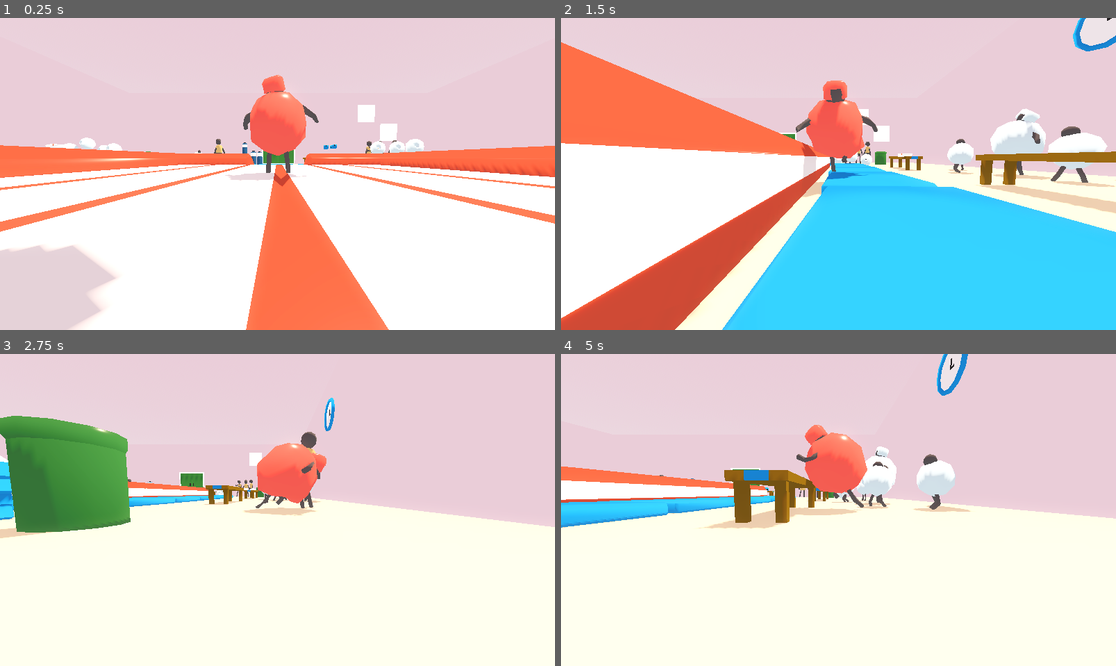
Above: before the commit, frames 1-4 (two rows, left to right).
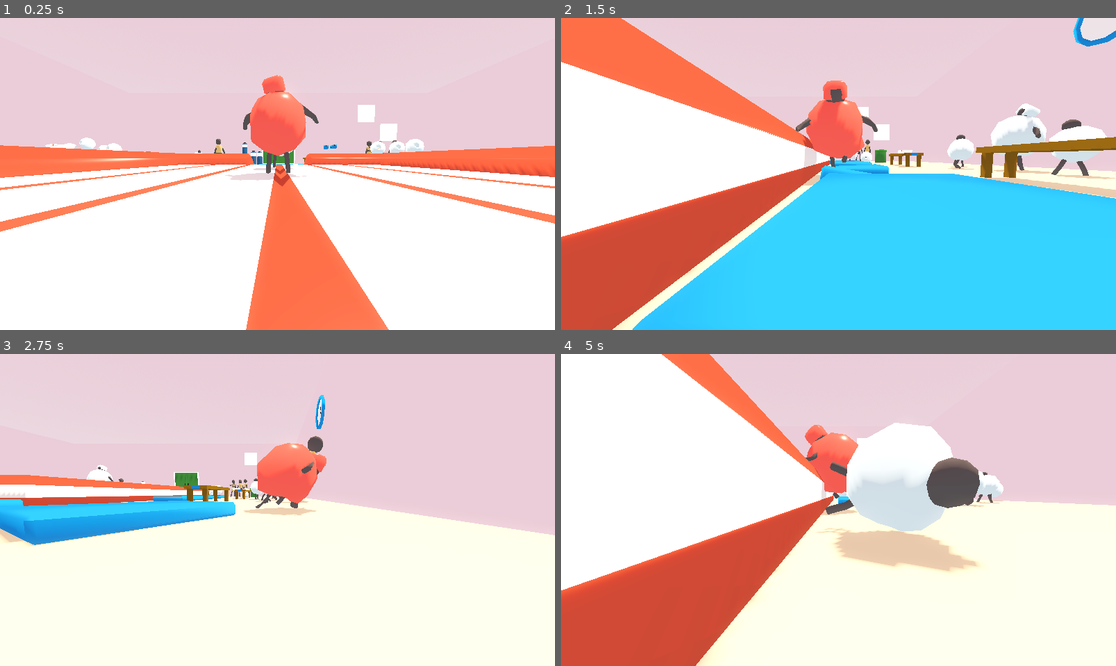
Above: after the commit, the same moments.

Repository: Emulai/bubble-gladiator
Game: Godot game, scene res://Assets/Arena.tscn
Same seed, same stepped clock (60 frames per second), same inputs: the game is played once before the commit and once after it. This scene is started directly instead of the project's main scene.
Inputs (mouse positions are in pixels of both pictures, inside the frame that each line leads up to):
- Up to frame 1 (0.25 s): no input
- Up to frame 2 (1.5 s): move the mouse to (960, 158) at 0.52 s; press the mouse at (960, 158) at 0.53 s; hold D (move_right) 0.53-1.28 s; move the mouse to (727, 189) at 1.27 s; release the mouse at (727, 189) at 1.28 s; hold S (move_backward) from 1.28 s (still down); click (727, 189) at 1.35 s
- Up to frame 3 (2.75 s): move the mouse to (333, 441) at 2.02 s; release S (move_backward) at 2.03 s; press the mouse at (333, 441) at 2.03 s; hold D (move_right) from 2.03 s (still down)
- Up to frame 4 (5 s): move the mouse to (810, 572) at 2.77 s; release D (move_right) at 2.78 s; release the mouse at (810, 572) at 2.78 s; hold W (move_forward) 2.78-3.53 s; click (810, 572) at 2.85 s; move the mouse to (1005, 556) at 3.52 s; press the mouse at (1005, 556) at 3.53 s; hold A (move_left) from 3.53 s (still down); move the mouse to (672, 463) at 4.27 s; release the mouse at (672, 463) at 4.28 s; click (672, 463) at 4.35 s

The runs differ from the first frame. In frame 1, 4.6% of the frame differs, in the area x 0-58%, y 18-100%; in frame 2, 31%; in frame 3, 12%; in frame 4, 41%, in the area x 0-100%, y 0-100%.
Error after the commit: Invalid access to property or key 'launch_physics' on a base object of type 'Nil'. (res://scripts/npc_controller.gd:38)

Commit message:
Finalise manual merge

Diff:
--- a/bubblegladiator/bubblegladiator/Assets/Arena.tscn
+++ b/bubblegladiator/bubblegladiator/Assets/Arena.tscn
@@ -280,7 +280,7 @@
 transform = Transform3D(0.263705, 0, 0.964603, 0, 1, 0, -0.964603, 0, 0.263705, -11.8965, 1.55865, -5)
 
 [node name="Player" parent="." instance=ExtResource("4_0gund")]
-transform = Transform3D(1, 0, 0, 0, 1, 0, 0, 0, 1, 8.62367, 1.68582, -6.08215)
+transform = Transform3D(1, 0, 0, 0, 1, 0, 0, 0, 1, -0.121318, 1.68582, 8.03682)
 
 [node name="CSGMesh3D" type="CSGMesh3D" parent="."]
 transform = Transform3D(1, 0, 0, 0, 2.98023e-08, -1, 0, 1, 2.98023e-08, 10.2574, 5.85033, -17.1008)
@@ -311,9 +311,6 @@
 [node name="Clock" parent="." instance=ExtResource("15_y0cew")]
 transform = Transform3D(-6.40699e-08, -1.46575, 0, 1.46575, -6.40699e-08, 0, 0, 0, 1.46575, 17.471, 5.7035, -0.139429)
 
-[node name="WrestlerInteractable" parent="." instance=ExtResource("20_c23ms")]
-transform = Transform3D(-0.996205, 0, -0.0870339, 0, 1, 0, 0.0870339, 0, -0.996205, -0.448512, 2.33548, 3.56996)
-
 [node name="WrestlerInteractable2" parent="." instance=ExtResource("20_c23ms")]
 transform = Transform3D(0.0851387, 0, -0.996369, 0, 1, 0, 0.996369, 0, 0.0851387, 14.2317, -9.53674e-07, -0.169126)
 
@@ -364,3 +361,6 @@
 
 [node name="TownieMInteractable4" parent="." instance=ExtResource("19_bl5ie")]
 transform = Transform3D(-0.66194, 0, -0.749557, 0, 1, 0, 0.749557, 0, -0.66194, -4.90545, 0, -10.4661)
+
+[node name="RigidBody3D" parent="." instance=ExtResource("20_c23ms")]
+transform = Transform3D(1, 0, 0, 0, 1, 0, 0, 0, 1, 0.0660182, 0.306204, -2.68236)
--- a/bubblegladiator/bubblegladiator/Assets/NPCs/Child Interactable.tscn
+++ b/bubblegladiator/bubblegladiator/Assets/NPCs/Child Interactable.tscn
@@ -1,19 +1,26 @@
-[gd_scene load_steps=3 format=3 uid="uid://bpmlqcdvbrdkd"]
+[gd_scene load_steps=4 format=3 uid="uid://bpmlqcdvbrdkd"]
 
+[ext_resource type="Script" path="res://scripts/npc_controller.gd" id="1_3nrxh"]
 [ext_resource type="PackedScene" uid="uid://blps04rf4qa2l" path="res://Assets/NPCs/Raw/Child/Child.tscn" id="1_abds1"]
 
 [sub_resource type="CapsuleShape3D" id="CapsuleShape3D_lg0hc"]
-radius = 0.510054
+radius = 0.517799
 height = 1.64148
 
-[node name="ChildInteractable" type="Node3D"]
+[node name="Child RB" type="RigidBody3D"]
+collision_mask = 7
+axis_lock_angular_x = true
+axis_lock_angular_z = true
+mass = 25.0
+contact_monitor = true
+max_contacts_reported = 5
+script = ExtResource("1_3nrxh")
 
-[node name="RigidBody3D" type="RigidBody3D" parent="."]
-collision_layer = 3
-collision_mask = 3
-
-[node name="CollisionShape3D" type="CollisionShape3D" parent="RigidBody3D"]
+[node name="CollisionShape3D" type="CollisionShape3D" parent="."]
 transform = Transform3D(1, 0, 0, 0, 1, 0, 0, 0, 1, 0, 0.816368, 0)
 shape = SubResource("CapsuleShape3D_lg0hc")
 
-[node name="Child Base" parent="RigidBody3D" instance=ExtResource("1_abds1")]
+[node name="Child Base" parent="." instance=ExtResource("1_abds1")]
+
+[connection signal="body_entered" from="." to="." method="_on_body_entered"]
+[connection signal="body_exited" from="." to="." method="_on_body_exited"]
--- a/bubblegladiator/bubblegladiator/Assets/NPCs/Raw/Player/Player.tscn
+++ b/bubblegladiator/bubblegladiator/Assets/NPCs/Raw/Player/Player.tscn
@@ -8,35 +8,35 @@
 [node name="AnimTest" instance=ExtResource("1_j8xka")]
 
 [node name="Skeleton3D" parent="." index="0"]
-bones/0/position = Vector3(-0.00761649, 0.887405, -0.031451)
-bones/0/rotation = Quaternion(-0.00812224, -0.00790538, -0.00966645, 0.999889)
-bones/1/rotation = Quaternion(0.0100978, -0.00178114, -0.0168316, 0.999806)
-bones/2/rotation = Quaternion(-0.0335235, 0.000612978, -0.00089152, 0.999437)
-bones/3/rotation = Quaternion(-0.0335231, 0.000661077, -0.000908055, 0.999437)
-bones/4/rotation = Quaternion(-0.0241991, -0.00266725, -0.00376621, 0.999696)
-bones/5/rotation = Quaternion(-0.0671945, -0.0499876, -0.0791349, 0.99334)
-bones/7/rotation = Quaternion(-0.595255, -0.392061, 0.614599, -0.337976)
-bones/8/rotation = Quaternion(0.159483, 0.159138, 0.108361, 0.968245)
-bones/9/rotation = Quaternion(-0.000255132, -0.0384419, 0.0666032, 0.997039)
-bones/10/rotation = Quaternion(0.0151537, -0.00345499, 0.0447799, 0.998876)
-bones/11/rotation = Quaternion(0.165604, -0.0466741, 0.00953539, 0.985041)
-bones/12/rotation = Quaternion(0.272989, 0.00582695, -0.0499757, 0.9607)
-bones/13/rotation = Quaternion(0.124574, -0.0136522, 0.0918112, 0.987859)
-bones/15/rotation = Quaternion(0.573105, -0.423476, 0.598065, 0.366793)
-bones/16/rotation = Quaternion(0.25766, -0.0134886, 0.0568958, 0.964465)
-bones/17/rotation = Quaternion(-0.000674039, 0.0626037, -0.108475, 0.992126)
-bones/18/rotation = Quaternion(0.00662604, -0.0310531, -0.183913, 0.98243)
-bones/19/rotation = Quaternion(0.101838, 0.0394452, -0.0355668, 0.993382)
-bones/20/rotation = Quaternion(0.291321, 0.00480361, 0.00447836, 0.956603)
-bones/21/rotation = Quaternion(0.217313, 0.0710488, -0.170986, 0.958379)
-bones/23/rotation = Quaternion(0.0661956, 0.0513715, 0.995738, -0.0385308)
-bones/24/rotation = Quaternion(-0.197709, -0.014452, 0.0249932, 0.979836)
-bones/25/rotation = Quaternion(0.824798, -0.0280511, -0.0671464, 0.560726)
-bones/26/rotation = Quaternion(-0.0737948, -0.00224274, 0.0302948, 0.996811)
-bones/28/rotation = Quaternion(-0.0981157, -0.0238944, 0.993859, 0.0452311)
-bones/29/rotation = Quaternion(-0.101866, 0.0539902, -0.0244765, 0.99303)
-bones/30/rotation = Quaternion(0.796221, 0.0420736, 0.0776244, 0.598529)
-bones/31/rotation = Quaternion(-0.0716745, 0.00212396, -0.0295445, 0.996988)
+bones/0/position = Vector3(-0.0133227, 0.880683, 0.00198504)
+bones/0/rotation = Quaternion(-0.023455, 0.999188, 0.0325551, 0.00366802)
+bones/1/rotation = Quaternion(0.0299369, 0.0128824, 0.0177716, 0.999311)
+bones/2/rotation = Quaternion(0.0100911, 0.00284644, 0.013575, 0.999853)
+bones/3/rotation = Quaternion(0.00986805, 0.003042, 0.0136029, 0.999854)
+bones/4/rotation = Quaternion(0.0483121, -0.000879988, 0.00392991, 0.998824)
+bones/5/rotation = Quaternion(-0.0659577, 0.0119326, -0.00149324, 0.99775)
+bones/7/rotation = Quaternion(-0.667183, -0.341083, 0.483677, -0.452312)
+bones/8/rotation = Quaternion(0.271484, 0.102758, 0.145745, 0.945778)
+bones/9/rotation = Quaternion(-4.27825e-05, -0.00635578, 0.0110283, 0.999919)
+bones/10/rotation = Quaternion(0.0430984, -0.258336, -0.091154, 0.960779)
+bones/11/rotation = Quaternion(0.0654419, -0.0226122, 0.0043603, 0.997591)
+bones/12/rotation = Quaternion(0.145909, 0.00316436, -0.0366775, 0.988613)
+bones/13/rotation = Quaternion(0.0280698, -0.0073927, 0.10365, 0.99419)
+bones/15/rotation = Quaternion(0.668262, -0.33931, 0.50184, 0.4318)
+bones/16/rotation = Quaternion(0.197055, -0.182857, -0.189171, 0.94443)
+bones/17/rotation = Quaternion(-0.000314314, 0.0291643, -0.0505578, 0.998295)
+bones/18/rotation = Quaternion(0.0571817, 0.151717, 0.0588473, 0.985012)
+bones/19/rotation = Quaternion(0.0587384, 0.0101484, -0.00786989, 0.998191)
+bones/20/rotation = Quaternion(0.103055, 0.00215433, -0.00774234, 0.994643)
+bones/21/rotation = Quaternion(0.053897, 0.0342425, -0.189629, 0.979777)
+bones/23/rotation = Quaternion(0.133897, 0.095207, 0.983465, -0.0761852)
+bones/24/rotation = Quaternion(-0.204859, -0.0105173, 0.0437747, 0.977756)
+bones/25/rotation = Quaternion(0.795003, -0.033979, -0.0694882, 0.601653)
+bones/26/rotation = Quaternion(-0.0308828, -0.000532226, 0.0300499, 0.999071)
+bones/28/rotation = Quaternion(-0.0894286, -0.0657815, 0.993603, -0.0207063)
+bones/29/rotation = Quaternion(-0.0297453, 0.084271, -0.0342133, 0.995411)
+bones/30/rotation = Quaternion(0.784106, 0.0181069, 0.0439002, 0.618808)
+bones/31/rotation = Quaternion(-0.00823005, -0.000333446, -0.0291769, 0.99954)
 
 [node name="Player" parent="Skeleton3D" index="0"]
 surface_material_override/0 = ExtResource("2_r1j1k")
@@ -46,4 +46,3 @@
 libraries = {
 "Player": ExtResource("4_m4pjm")
 }
-autoplay = "Player/Idle"
--- a/bubblegladiator/bubblegladiator/Assets/NPCs/Townie F Interactable.tscn
+++ b/bubblegladiator/bubblegladiator/Assets/NPCs/Townie F Interactable.tscn
@@ -1,19 +1,26 @@
-[gd_scene load_steps=3 format=3 uid="uid://dgmb20wr1a0t2"]
+[gd_scene load_steps=4 format=3 uid="uid://dgmb20wr1a0t2"]
 
 [ext_resource type="PackedScene" uid="uid://bo16iocawf2lx" path="res://Assets/NPCs/Raw/Townie/Townie F.tscn" id="1_kcoau"]
+[ext_resource type="Script" path="res://scripts/npc_controller.gd" id="1_uj03w"]
 
 [sub_resource type="CapsuleShape3D" id="CapsuleShape3D_dv2e7"]
 radius = 0.383126
 height = 2.41958
 
-[node name="TownieFInteractable" type="Node3D"]
+[node name="Townie F RB" type="RigidBody3D"]
+collision_mask = 7
+axis_lock_angular_x = true
+axis_lock_angular_z = true
+mass = 55.0
+contact_monitor = true
+max_contacts_reported = 5
+script = ExtResource("1_uj03w")
 
-[node name="RigidBody3D" type="RigidBody3D" parent="."]
-collision_layer = 3
-collision_mask = 3
-
-[node name="CollisionShape3D" type="CollisionShape3D" parent="RigidBody3D"]
+[node name="CollisionShape3D" type="CollisionShape3D" parent="."]
 transform = Transform3D(1, 0, 0, 0, 1, 0, 0, 0, 1, 0, 1.20626, 0)
 shape = SubResource("CapsuleShape3D_dv2e7")
 
-[node name="Townie F" parent="RigidBody3D" instance=ExtResource("1_kcoau")]
+[node name="Townie F" parent="." instance=ExtResource("1_kcoau")]
+
+[connection signal="body_entered" from="." to="." method="_on_body_entered"]
+[connection signal="body_exited" from="." to="." method="_on_body_exited"]
--- a/bubblegladiator/bubblegladiator/Assets/NPCs/Townie M Interactable.tscn
+++ b/bubblegladiator/bubblegladiator/Assets/NPCs/Townie M Interactable.tscn
@@ -1,19 +1,26 @@
-[gd_scene load_steps=3 format=3 uid="uid://bc0kwi62c2hty"]
+[gd_scene load_steps=4 format=3 uid="uid://bc0kwi62c2hty"]
 
 [ext_resource type="PackedScene" uid="uid://b8u3f8u5xgab0" path="res://Assets/NPCs/Raw/Townie/Townie M.tscn" id="1_a2nc8"]
+[ext_resource type="Script" path="res://scripts/npc_controller.gd" id="1_hql3h"]
 
 [sub_resource type="CapsuleShape3D" id="CapsuleShape3D_4idgl"]
 radius = 0.330988
 height = 2.28951
 
-[node name="TownieMInteractable" type="Node3D"]
+[node name="Townie M RB" type="RigidBody3D"]
+collision_mask = 7
+axis_lock_angular_x = true
+axis_lock_angular_z = true
+mass = 80.0
+contact_monitor = true
+max_contacts_reported = 5
+script = ExtResource("1_hql3h")
 
-[node name="RigidBody3D" type="RigidBody3D" parent="."]
-collision_layer = 3
-collision_mask = 3
-
-[node name="CollisionShape3D" type="CollisionShape3D" parent="RigidBody3D"]
+[node name="CollisionShape3D" type="CollisionShape3D" parent="."]
 transform = Transform3D(1, 0, 0, 0, 1, 0, 0, 0, 1, 0, 1.14205, 0)
 shape = SubResource("CapsuleShape3D_4idgl")
 
-[node name="Townie M" parent="RigidBody3D" instance=ExtResource("1_a2nc8")]
+[node name="Townie M" parent="." instance=ExtResource("1_a2nc8")]
+
+[connection signal="body_entered" from="." to="." method="_on_body_entered"]
+[connection signal="body_exited" from="." to="." method="_on_body_exited"]
--- a/bubblegladiator/bubblegladiator/Assets/NPCs/Wrestler Interactable.tscn
+++ b/bubblegladiator/bubblegladiator/Assets/NPCs/Wrestler Interactable.tscn
@@ -1,19 +1,26 @@
-[gd_scene load_steps=3 format=3 uid="uid://cn4kx0pl2atnm"]
+[gd_scene load_steps=4 format=3 uid="uid://cn4kx0pl2atnm"]
 
 [ext_resource type="PackedScene" uid="uid://djvwje46uq316" path="res://Assets/NPCs/Raw/Player/Player Alt Colour.tscn" id="1_gl52q"]
+[ext_resource type="Script" path="res://scripts/npc_controller.gd" id="1_i0xoo"]
 
 [sub_resource type="CapsuleShape3D" id="CapsuleShape3D_or2px"]
 radius = 0.762402
 height = 2.45388
 
-[node name="WrestlerInteractable" type="Node3D"]
+[node name="RigidBody3D" type="RigidBody3D"]
+collision_mask = 7
+axis_lock_angular_x = true
+axis_lock_angular_z = true
+mass = 150.0
+contact_monitor = true
+max_contacts_reported = 5
+script = ExtResource("1_i0xoo")
 
-[node name="RigidBody3D" type="RigidBody3D" parent="."]
-collision_layer = 3
-collision_mask = 3
-
-[node name="CollisionShape3D" type="CollisionShape3D" parent="RigidBody3D"]
+[node name="CollisionShape3D" type="CollisionShape3D" parent="."]
 transform = Transform3D(1, 0, 0, 0, 1, 0, 0, 0, 1, 0, 1.23294, 0)
 shape = SubResource("CapsuleShape3D_or2px")
 
-[node name="AnimTest" parent="RigidBody3D" instance=ExtResource("1_gl52q")]
+[node name="AnimTest" parent="." instance=ExtResource("1_gl52q")]
+
+[connection signal="body_entered" from="." to="." method="_on_body_entered"]
+[connection signal="body_exited" from="." to="." method="_on_body_exited"]
--- a/bubblegladiator/bubblegladiator/Assets/Props/Bag.tscn
+++ b/bubblegladiator/bubblegladiator/Assets/Props/Bag.tscn
@@ -76,15 +76,17 @@
 blend_shape_mode = 0
 shadow_mesh = SubResource("ArrayMesh_hny4e")
 
-[node name="Bag" type="Node3D"]
+[node name="Bag RB" type="RigidBody3D"]
+collision_mask = 7
+mass = 5.0
+contact_monitor = true
+max_contacts_reported = 5
 
-[node name="RigidBody3D" type="RigidBody3D" parent="."]
-
-[node name="CollisionShape3D" type="CollisionShape3D" parent="RigidBody3D"]
+[node name="CollisionShape3D" type="CollisionShape3D" parent="."]
 transform = Transform3D(1, 0, 0, 0, 1, 0, 0, 0, 1, 0.00341797, 0.156845, 0.01651)
 shape = SubResource("BoxShape3D_unr7c")
 
-[node name="Bag" type="MeshInstance3D" parent="RigidBody3D"]
+[node name="Bag" type="MeshInstance3D" parent="."]
 transform = Transform3D(100, 0, 0, 0, -8.92908e-06, 100, 0, -74.9025, -1.19209e-05, 0, 0.158576, 0)
 layers = 3
 mesh = SubResource("ArrayMesh_tjtl2")
--- a/bubblegladiator/bubblegladiator/Assets/Props/Bench.tscn
+++ b/bubblegladiator/bubblegladiator/Assets/Props/Bench.tscn
@@ -76,17 +76,17 @@
 blend_shape_mode = 0
 shadow_mesh = SubResource("ArrayMesh_1nhtb")
 
-[node name="Bench" type="Node3D"]
+[node name="Bench RB" type="RigidBody3D"]
+collision_mask = 7
+mass = 8.0
+contact_monitor = true
+max_contacts_reported = 5
 
-[node name="RigidBody3D" type="RigidBody3D" parent="."]
-collision_layer = 3
-collision_mask = 3
-
-[node name="CollisionShape3D" type="CollisionShape3D" parent="RigidBody3D"]
+[node name="CollisionShape3D" type="CollisionShape3D" parent="."]
 transform = Transform3D(1, 0, 0, 0, 1, 0, 0, 0, 1, -0.00919342, 0.367798, 0)
 shape = SubResource("BoxShape3D_pt77h")
 
-[node name="Bench" type="MeshInstance3D" parent="RigidBody3D"]
+[node name="Bench" type="MeshInstance3D" parent="."]
 transform = Transform3D(144.674, 0, 0, 0, -1.72464e-05, 100, 0, -144.674, -1.19209e-05, 1.19209e-07, 0, 0)
 mesh = SubResource("ArrayMesh_8ijp1")
 skeleton = NodePath("")
--- a/bubblegladiator/bubblegladiator/Assets/Props/Bin.tscn
+++ b/bubblegladiator/bubblegladiator/Assets/Props/Bin.tscn
@@ -2,6 +2,10 @@
 
 [ext_resource type="Material" uid="uid://ciobw86of3r5q" path="res://Assets/Materials/Prop Materials/Green_Shiny.tres" id="1_sh48f"]
 [ext_resource type="Material" uid="uid://dksys72rkrjw" path="res://Assets/Materials/Prop Materials/Black.tres" id="2_dkbrj"]
+
+[sub_resource type="CylinderShape3D" id="CylinderShape3D_xj5nk"]
+height = 1.26512
+radius = 0.573916
 
 [sub_resource type="StandardMaterial3D" id="StandardMaterial3D_6icvw"]
 resource_name = "Green"
@@ -75,23 +79,19 @@
 blend_shape_mode = 0
 shadow_mesh = SubResource("ArrayMesh_kjljo")
 
-[sub_resource type="CylinderShape3D" id="CylinderShape3D_xj5nk"]
-height = 1.26512
-radius = 0.573916
+[node name="Bin RB" type="RigidBody3D"]
+collision_mask = 7
+mass = 200.0
+contact_monitor = true
+max_contacts_reported = 5
 
-[node name="Bin2" type="Node3D"]
+[node name="CollisionShape3D" type="CollisionShape3D" parent="."]
+transform = Transform3D(1, 0, 0, 0, 1, 0, 0, 0, 1, 0, 0.64, 0)
+shape = SubResource("CylinderShape3D_xj5nk")
 
-[node name="RigidBody3D" type="RigidBody3D" parent="."]
-collision_layer = 3
-collision_mask = 3
-
-[node name="Bin" type="MeshInstance3D" parent="RigidBody3D"]
+[node name="Bin" type="MeshInstance3D" parent="."]
 transform = Transform3D(100, 0, 0, 0, -1.19209e-05, 100, 0, -100, -1.19209e-05, 0, 0.631561, 0)
 mesh = SubResource("ArrayMesh_lc274")
 skeleton = NodePath("")
 surface_material_override/0 = ExtResource("1_sh48f")
 surface_material_override/1 = ExtResource("2_dkbrj")
-
-[node name="CollisionShape3D" type="CollisionShape3D" parent="RigidBody3D"]
-transform = Transform3D(1, 0, 0, 0, 1, 0, 0, 0, 1, 0, 0.64, 0)
-shape = SubResource("CylinderShape3D_xj5nk")
--- a/bubblegladiator/bubblegladiator/Assets/Props/Bubble Empty.tscn
+++ b/bubblegladiator/bubblegladiator/Assets/Props/Bubble Empty.tscn
@@ -47,19 +47,18 @@
 blend_shape_mode = 0
 shadow_mesh = SubResource("ArrayMesh_3bocg")
 
-[node name="BubbleEmpty" type="Node3D"]
-
-[node name="RigidBody3D" type="RigidBody3D" parent="."]
-collision_layer = 3
-collision_mask = 3
-mass = 0.017
+[node name="Bubble Empty RB" type="RigidBody3D"]
+collision_mask = 7
+mass = 0.5
 physics_material_override = ExtResource("1_nnh8n")
 gravity_scale = 0.543
+contact_monitor = true
+max_contacts_reported = 5
 
-[node name="CollisionShape3D" type="CollisionShape3D" parent="RigidBody3D"]
+[node name="CollisionShape3D" type="CollisionShape3D" parent="."]
 shape = SubResource("SphereShape3D_uixlo")
 
-[node name="Bubble without Kid" type="MeshInstance3D" parent="RigidBody3D"]
+[node name="Bubble without Kid" type="MeshInstance3D" parent="."]
 transform = Transform3D(100, 0, 0, 0, -1.19209e-05, 100, 0, -100, -1.19209e-05, 0, 0, 0)
 mesh = SubResource("ArrayMesh_hmnv0")
 skeleton = NodePath("")
--- a/bubblegladiator/bubblegladiator/Assets/Props/Clock.tscn
+++ b/bubblegladiator/bubblegladiator/Assets/Props/Clock.tscn
@@ -80,28 +80,30 @@
 blend_shape_mode = 0
 shadow_mesh = SubResource("ArrayMesh_imnht")
 
-[node name="Clock" type="Node3D"]
+[node name="Clock RB" type="RigidBody3D"]
+collision_mask = 7
+freeze = true
+freeze_mode = 1
+contact_monitor = true
+max_contacts_reported = 5
 
-[node name="RigidBody3D" type="RigidBody3D" parent="."]
-freeze = true
-
-[node name="CollisionShape3D" type="CollisionShape3D" parent="RigidBody3D"]
+[node name="CollisionShape3D" type="CollisionShape3D" parent="."]
 transform = Transform3D(1, 0, 0, 0, 1, 0, 0, 0, 1, 0, 0.151391, 0)
 shape = SubResource("CylinderShape3D_ode0a")
 
-[node name="Clock" type="MeshInstance3D" parent="RigidBody3D"]
+[node name="Clock" type="MeshInstance3D" parent="."]
 transform = Transform3D(114.199, 0, 0, 0, -1.36136e-05, 57.1407, 0, -114.199, -6.8117e-06, 0, 0.0994942, 0)
 mesh = SubResource("ArrayMesh_r3c5q")
 skeleton = NodePath("")
 surface_material_override/0 = ExtResource("1_yd7lk")
 surface_material_override/1 = ExtResource("2_vbjoj")
 
-[node name="CSGBox3D" type="CSGBox3D" parent="RigidBody3D/Clock"]
+[node name="CSGBox3D" type="CSGBox3D" parent="Clock"]
 transform = Transform3D(1, 0, 0, 0, 0.387765, -5.32907e-15, 0, 2.28795e-12, 0.2719, 0.000906004, 5.89535e-05, 0.00114825)
 size = Vector3(0.00250244, 0.001, 0.001)
 material = ExtResource("1_vnoaj")
 
-[node name="CSGBox3D2" type="CSGBox3D" parent="RigidBody3D/Clock"]
+[node name="CSGBox3D2" type="CSGBox3D" parent="Clock"]
 transform = Transform3D(-4.37114e-08, 0.387765, 6.47793e-08, -1, -1.69498e-08, -6.47793e-08, -2.38247e-07, -9.23813e-08, 0.2719, -0.000119776, -0.000539253, 0.00114826)
 size = Vector3(0.00137329, 0.001, 0.001)
 material = ExtResource("1_vnoaj")
--- a/bubblegladiator/bubblegladiator/Assets/Props/Landing Matt.tscn
+++ b/bubblegladiator/bubblegladiator/Assets/Props/Landing Matt.tscn
@@ -47,18 +47,17 @@
 blend_shape_mode = 0
 shadow_mesh = SubResource("ArrayMesh_ibw7g")
 
-[node name="LandingMatt" type="Node3D"]
+[node name="Landing Matt RB" type="RigidBody3D"]
+collision_mask = 7
+mass = 50.0
+contact_monitor = true
+max_contacts_reported = 5
 
-[node name="RigidBody3D" type="RigidBody3D" parent="."]
-collision_layer = 3
-collision_mask = 3
-mass = 6.0
-
-[node name="CollisionShape3D" type="CollisionShape3D" parent="RigidBody3D"]
+[node name="CollisionShape3D" type="CollisionShape3D" parent="."]
 transform = Transform3D(1, 0, 0, 0, 1, 0, 0, 0, 1, 0.00337219, 0.126732, 0.0232086)
 shape = SubResource("BoxShape3D_xhjtl")
 
-[node name="Landing Matt" type="MeshInstance3D" parent="RigidBody3D"]
+[node name="Landing Matt" type="MeshInstance3D" parent="."]
 transform = Transform3D(100, 0, 0, 0, -1.19209e-05, 100, 0, -100, -1.19209e-05, 0, 0, 0)
 mesh = SubResource("ArrayMesh_56fe1")
 skeleton = NodePath("")
--- a/bubblegladiator/bubblegladiator/Assets/Props/Towel.tscn
+++ b/bubblegladiator/bubblegladiator/Assets/Props/Towel.tscn
@@ -76,17 +76,16 @@
 blend_shape_mode = 0
 shadow_mesh = SubResource("ArrayMesh_nnq7i")
 
-[node name="Towel" type="Node3D"]
+[node name="Towel RB" type="RigidBody3D"]
+collision_mask = 7
+contact_monitor = true
+max_contacts_reported = 5
 
-[node name="RigidBody3D" type="RigidBody3D" parent="."]
-collision_layer = 3
-collision_mask = 3
-
-[node name="CollisionShape3D" type="CollisionShape3D" parent="RigidBody3D"]
+[node name="CollisionShape3D" type="CollisionShape3D" parent="."]
 transform = Transform3D(1, 0, 0, 0, 1, 0, 0, 0, 1, -0.000991821, 0.0894012, -0.0043335)
 shape = SubResource("BoxShape3D_s63go")
 
-[node name="Towel" type="MeshInstance3D" parent="RigidBody3D"]
+[node name="Towel" type="MeshInstance3D" parent="."]
 transform = Transform3D(100, 0, 0, 0, -1.19209e-05, 100, 0, -100, -1.19209e-05, 0, 0.0834188, 0)
 mesh = SubResource("ArrayMesh_rpfr2")
 skeleton = NodePath("")
--- a/bubblegladiator/bubblegladiator/Assets/Props/Water Bottle.tscn
+++ b/bubblegladiator/bubblegladiator/Assets/Props/Water Bottle.tscn
@@ -108,15 +108,17 @@
 blend_shape_mode = 0
 shadow_mesh = SubResource("ArrayMesh_2h4x4")
 
-[node name="WaterBottle" type="Node3D"]
+[node name="Water Bottle RB" type="RigidBody3D"]
+collision_mask = 7
+mass = 2.0
+contact_monitor = true
+max_contacts_reported = 5
 
-[node name="RigidBody3D" type="RigidBody3D" parent="."]
-
-[node name="CollisionShape3D" type="CollisionShape3D" parent="RigidBody3D"]
+[node name="CollisionShape3D" type="CollisionShape3D" parent="."]
 transform = Transform3D(1, 0, 0, 0, 1, 0, 0, 0, 1, 0, 0.66, 0)
 shape = SubResource("CylinderShape3D_eipmu")
 
-[node name="Water Bottle" type="MeshInstance3D" parent="RigidBody3D"]
+[node name="Water Bottle" type="MeshInstance3D" parent="."]
 transform = Transform3D(141.112, 0, 0, 0, -1.68218e-05, 100, 0, -141.112, -1.19209e-05, 0, 0, 0)
 mesh = SubResource("ArrayMesh_hhsb0")
 skeleton = NodePath("")
Not shown: 1 places in bubblegladiator/bubblegladiator/Assets/Arena.tscn that only renumber resources
